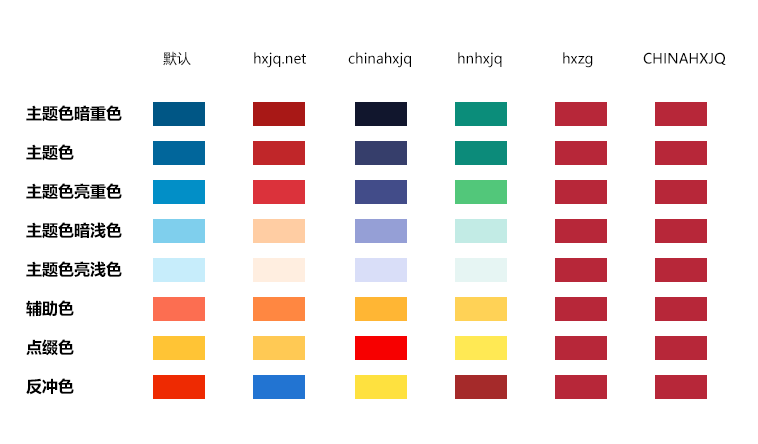
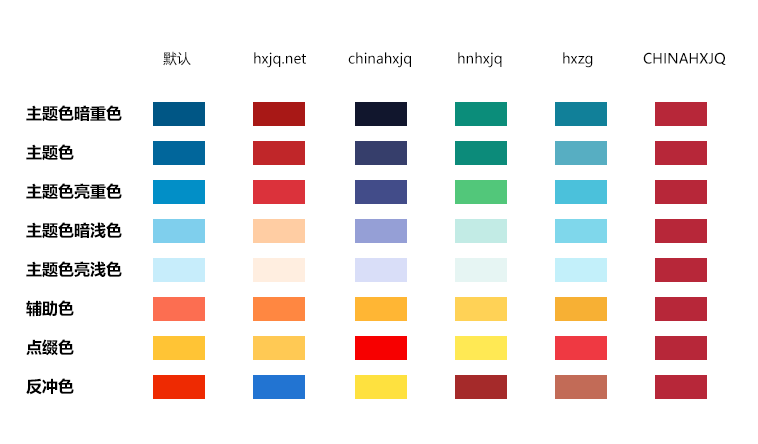
The second 758 x 444 image is a revision of the first. Changes to its layers:
pixels changed over (x1=555, y1=102, x2=607, y2=399) (layer not identified)
